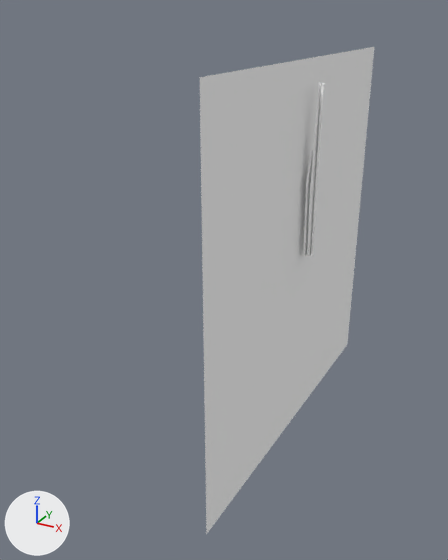
Two versions of the Blender file dev/blender/instruments/clock.blend, one commit apart.
Camera for both pictures: a camera (50 mm lens) standing at (-0.3358, -0.4628, 0.1132) and looking at (-0.3746, -0.3922, 0.078). The lights are fixed; the arrows at lower left show +X, +Y and +Z.

Names of what the first picture shows: 'Face', 'MinuteHand', 'SecondHand'.
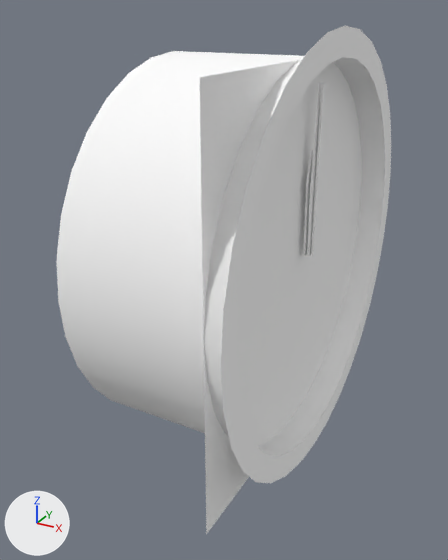
The newer file is also rescaled (x0.826), turned or shifted as a whole; pictures and numbers use the older file's frame.

The change, as a diff of the scene's bpy script:
```diff
--- a/dev/blender/instruments/clock.blend.py
+++ b/dev/blender/instruments/clock.blend.py
@@ mat_material @@
+mat_material = diffuse_material('Material')
+mat_material.base_color = (1.0, 1.0, 1.0)  # white #ffffff
@@ me_circle_005 @@
+me_circle_005.from_pydata(...)  # 128 vertices, 64 faces; spans x -0.0165..0.0155, y -0.04..0.04, z -0.04..0.04
+me_circle_005.polygons.foreach_set('use_smooth', [True] * 64)
+me_circle_005.materials.append(mat_material)  # its picture is missing
@@ ob_case @@
+ob_case = bpy.data.objects.new('Case', me_circle_005)
+ob_case.location = (-0.3719, -0.389, 0.082)
+ob_case.scale = (0.734, 0.734, 0.734)
+ob_case.show_transparent = True
```

What differs and where, as boxes [x1, y1, x2, y2] in the pictures (448 x 560 px):
'Case', added
    after: [57, 25, 391, 483]
